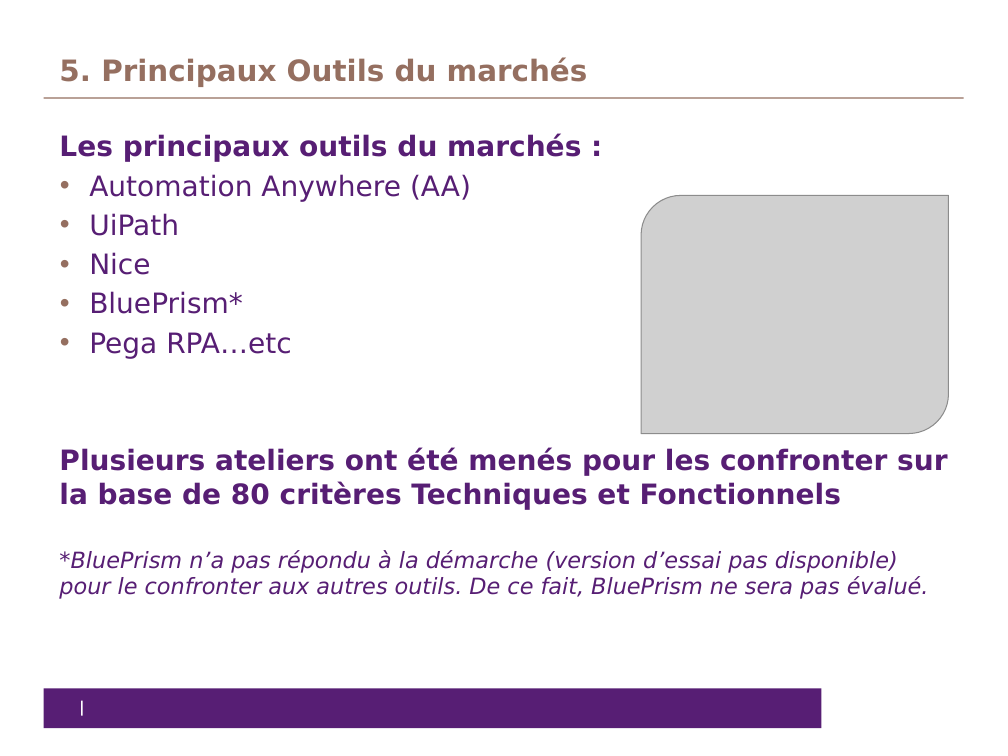
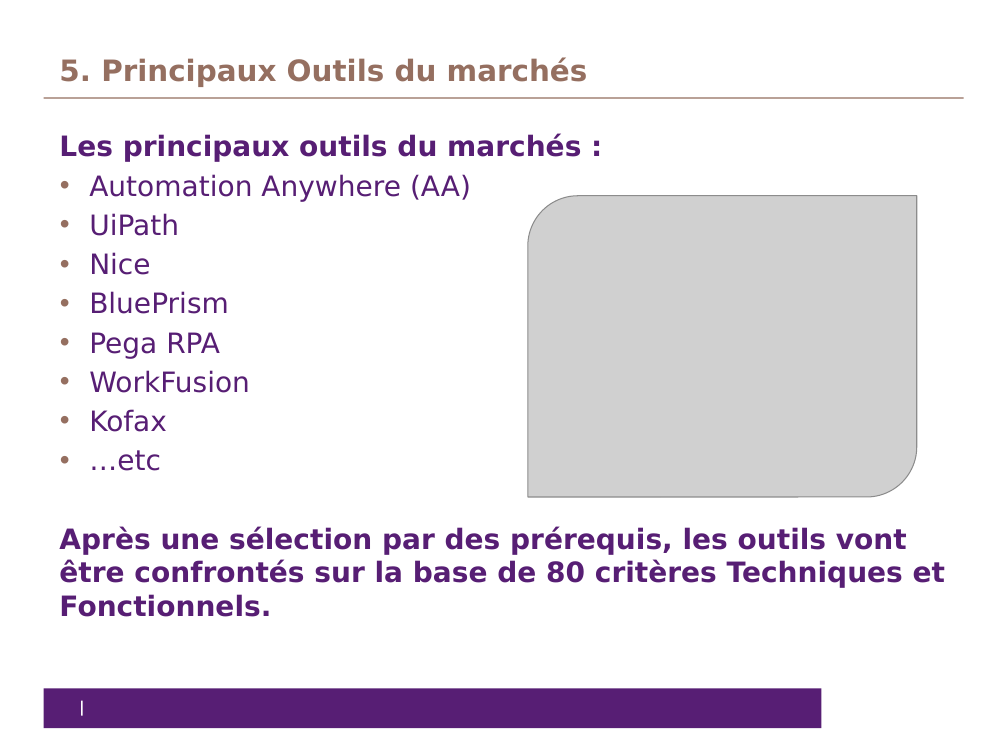
Before and after one commit to Lorennzo/Projet, a slide deck: slide 11 of conclusion des Poc RPA V64.pptx (slide 10 before the commit). Drawn at 1008x756 pixels with LibreOffice and Linux fonts; fonts in the diff are those of the drawing; grey boxes stand for pictures. Boxes give left, top, right and bottom in pixels: in the first picture for what was removed or moved away, otherwise in the second. Text is boxed around its words. In the diff, an @@ line names an element or a change of style, - is before the commit and + after.

```diff
--- a/conclusion des Poc RPA V64.pptx
+++ b/conclusion des Poc RPA V64.pptx
@@ picture: place and size @@
-picture at box(641, 196, 949, 433)
+picture at box(528, 196, 917, 497)
@@ text at box(59, 291, 945, 617): text changed; size 16 to 20 pt; bold on; italic off @@
-  • BluePrism*
-  • Pega RPA…etc
-Plusieurs ateliers ont été menés pour les confronter sur la base de 80 critères Techniques et Fonctionnels
-*BluePrism n’a pas répondu à la démarche (version d’essai pas disponible) pour le confronter aux autres outils. De ce fait, BluePrism ne sera pas évalué.
+  • BluePrism
+  • Pega RPA
+  • WorkFusion
+  • Kofax
+  • …etc
+Après une sélection par des prérequis, les outils vont être confrontés sur la base de 80 critères Techniques et Fonctionnels.
```
Also in this commit, not shown: 6 other slides changed, 2 slides added.
